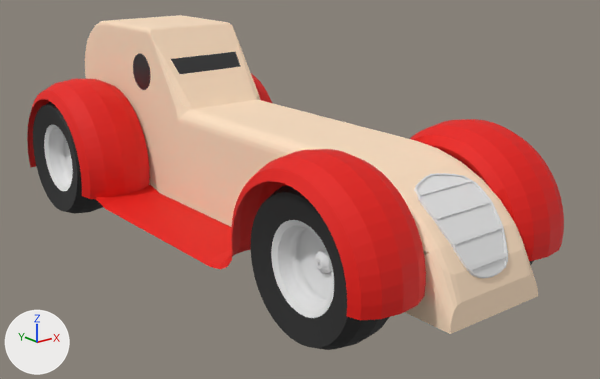
An edit to the FBX model Assets/Models/buggy.fbx, drawn before and after from the same camera.
Before and after are seen from a 50 mm lens placed at (-5.54, -6.76, 2.43), pointed at (-0.68, -0.68, 0.0). Arrows for +X, +Y and +Z are at lower left; the lights stay in place. Where no turn or scale is listed for an object, it has been applied to the vertices.

Objects in the first picture: 'Body', 'Left Wheelhouse', 'RB Wheel', 'RF Wheel', 'Right wheelhouse'.
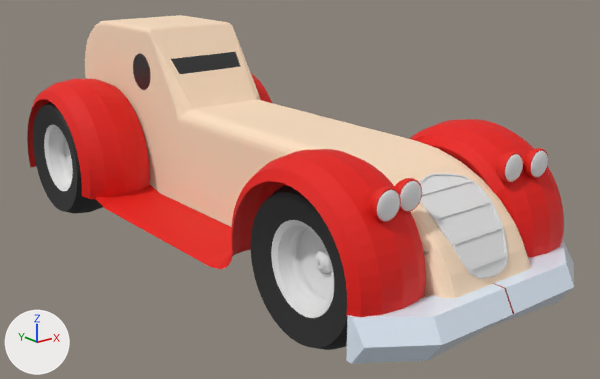
Commit message: Added headlights to buggy

The change, as a diff of the scene's bpy script:
```diff
--- a/Assets/Models/buggy.fbx.py
+++ b/Assets/Models/buggy.fbx.py
@@ mat_bumper @@
+mat_bumper = principled_material('Bumper')
+mat_bumper.base_color = (0.791, 0.888, 1.0)  # white #e6f2ff
+mat_bumper.roughness = 0.0
@@ mat_details @@
+mat_details = principled_material('Details')
+mat_details.base_color = (0.274, 0.0, 0.000796)  # red #8f0003
+mat_details.roughness = 0.69
@@ mat_default @@
+mat_default = principled_material('Default')
+mat_default.base_color = (0.8, 0.00687, 0.0)  # red #e71400
+mat_default.roughness = 0.69
@@ mat_glass @@
+mat_glass = principled_material('Glass')
+mat_glass.base_color = (0.8, 0.8, 0.8)  # white #e7e7e7
+mat_glass.roughness = 0.69
@@ me_bumper @@
+me_bumper.from_pydata(...)  # 30 vertices, 24 faces; spans x -1.2..1.19, y -0.17..0.31, z -0.17..0.17
+# faces by material slot: [20, 4]
+me_bumper.materials.append(mat_bumper)  # white #e6f2ff
+me_bumper.materials.append(mat_details)  # red #8f0003
@@ me_sphere @@
+me_sphere.from_pydata(...)  # 835 vertices, 864 faces; spans x -16.07..-14.46, y 9.34..10.4, z 5.13..6.74
+# faces by material slot: [608, 256]
+me_sphere.materials.append(mat_default)  # red #e71400
+me_sphere.materials.append(mat_glass)  # white #e7e7e7
@@ ob_bumper @@
+ob_bumper = bpy.data.objects.new('Bumper', me_bumper)
+ob_bumper.location = (-0.88, -3.26, -0.238)
@@ ob_li_light @@
+ob_li_light = bpy.data.objects.new('LI Light', me_sphere)
+ob_li_light.location = (1.97, -4.336, -0.24)
+ob_li_light.scale = (0.15, 0.15, 0.15)
@@ ob_li_light_001 @@
+ob_li_light_001 = bpy.data.objects.new('LI Light.001', me_sphere)
+ob_li_light_001.location = (0.818, -4.336, -0.24)
+ob_li_light_001.scale = (0.15, 0.15, 0.15)
@@ ob_ro_light @@
+ob_ro_light = bpy.data.objects.new('RO Light', me_sphere)
+ob_ro_light.location = (0.55, -4.39, -0.24)
+ob_ro_light.scale = (0.15, 0.15, 0.15)
@@ ob_lo_light @@
+ob_lo_light = bpy.data.objects.new('LO Light', me_sphere)
+ob_lo_light.location = (2.222, -4.39, -0.24)
+ob_lo_light.scale = (0.15, 0.15, 0.15)
```

Where the change shows, as pixel boxes (x1, y1, x2, y2) in the pictures (600 x 379 px):
'Bumper', added: after (346, 239, 574, 364)
    faces in mat_bumper (white #e6f2ff): (346, 239, 574, 364)
'RO Light', added: after (369, 187, 401, 222)
    faces in mat_glass (white #e7e7e7): (377, 190, 400, 221)
    faces in mat_default (red #e71400): (369, 187, 401, 222)
'LI Light.001', added: after (394, 178, 422, 212)
    faces in mat_glass (white #e7e7e7): (400, 181, 421, 211)
    faces in mat_default (red #e71400): (394, 178, 422, 212)
'LI Light', added: after (497, 152, 523, 183)
    faces in mat_glass (white #e7e7e7): (505, 154, 523, 182)
    faces in mat_default (red #e71400): (497, 152, 523, 183)
'LO Light', added: after (523, 148, 548, 178)
    faces in mat_glass (white #e7e7e7): (531, 151, 548, 177)
    faces in mat_default (red #e71400): (523, 148, 548, 178)
